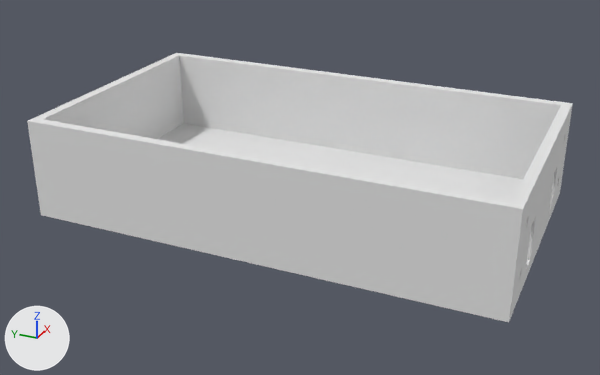
The Blender file models/body.blend, before and after one commit.
Both versions are drawn from a 50 mm camera at (-212.8, -93.2, 96.5) aimed at (-4.2, 0.6, -7.8). Arrows for +X, +Y and +Z are at lower left; the lights stay in place.

The scene before the commit, as lines of its bpy script (objects in view):
```python
me_cube = bpy.data.meshes.new('Cube')
me_cube.from_pydata(...)  # 480 vertices, 623 faces; spans x -40.0..0.0, y -70.0..70.0, z -15.0..15.0
me_cube.materials.append(mat_material)  # white #e7e7e7
ob_cube = bpy.data.objects.new('Cube', me_cube)
ob_cube.location = (0.0, 0.0, 0.0)
_m = ob_cube.modifiers.new('Mirror', 'MIRROR')
_m.use_clip = True
```
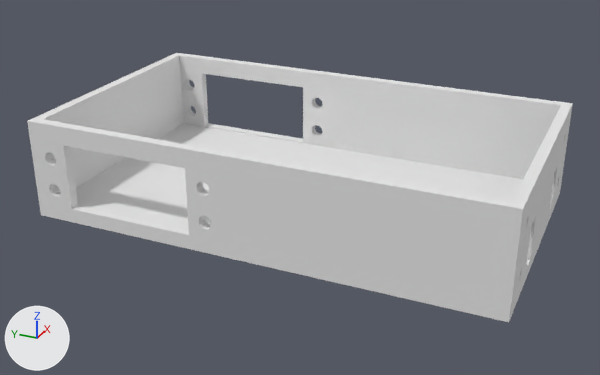
Commit message: Adds the servo holes to the body

Boxes (x1, y1, x2, y2) around the edits, measured in the pictures (600 x 375 px):
part 1 of me_cube, added
    after: (27, 56, 353, 262)

The change, as a diff of the scene's bpy script:
```diff
--- a/models/body.blend.py
+++ b/models/body.blend.py
@@ me_cube @@
 # used by ob_cube; location = (0.0, 0.0, 0.0)
-me_cube.from_pydata(...)  # 480 vertices, 623 faces; spans x -40.0..0.0, y -70.0..70.0, z -15.0..15.0
+me_cube.from_pydata(...)  # 1026 vertices, 1310 faces; spans x -40.0..0.0, y -70.0..70.0, z -15.0..15.0
+# me_cube part 1: 546 vertices added at x -40.0..-37.0, y 10.7..65.2, z -10.6..9.4
 me_cube.materials.append(mat_material)
```
